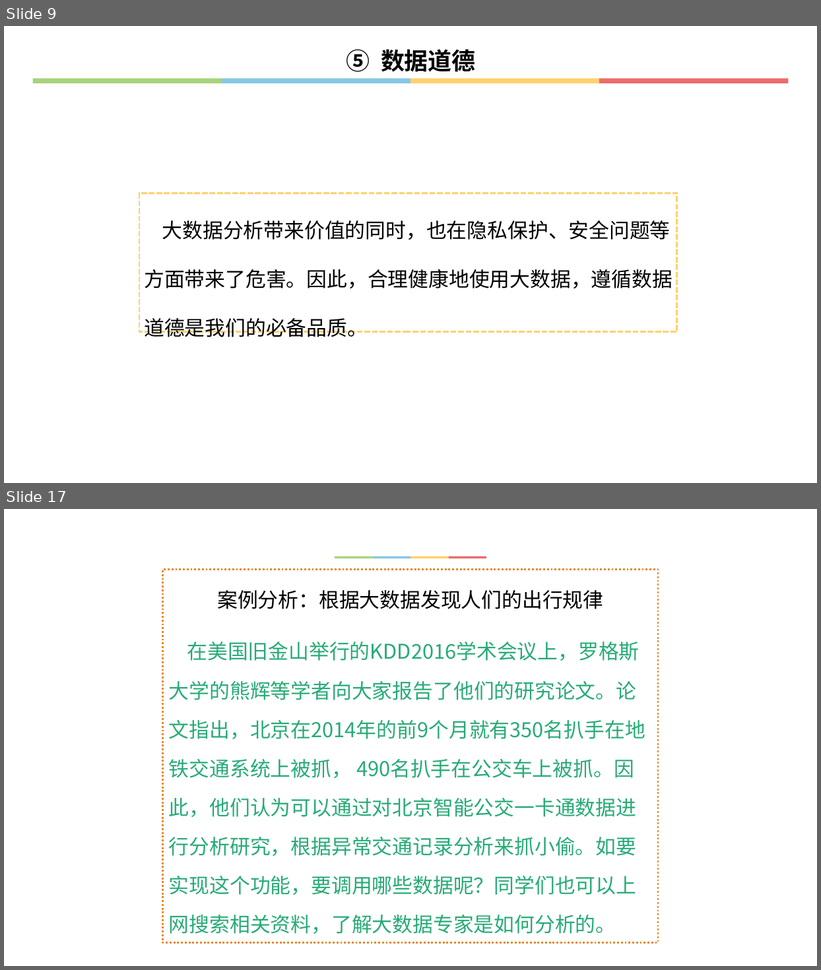
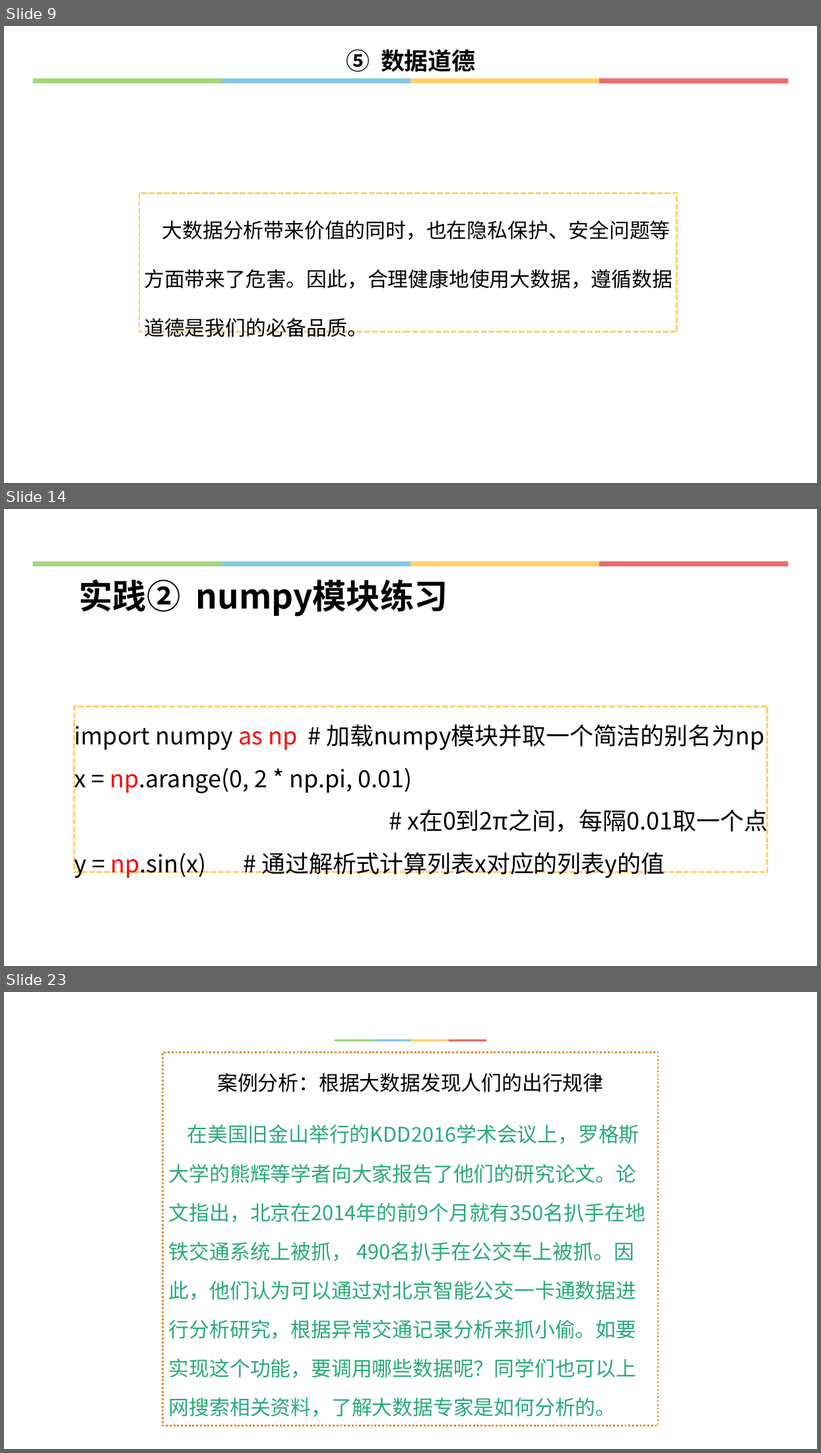
Before and after one commit to hongm32/2020design, a slide deck: 【第22课】走近数据分析②/【第22课】走近数据分析.pptx. Shown one above the other, each under a label of ours: slides 9 and 17 before the commit, slides 9, 14 and 23 after it; the slides between them are not shown. The pictures are 821x970 and 821x1453 pixels, drawn with LibreOffice and Linux fonts; fonts in the diff are those of the drawing. Boxes give left, top, right and bottom in pixels: in the first picture for what was removed or moved away, otherwise in the second. Text is boxed around its words. In the diff, an @@ line names an element or a change of style, - is before the commit and + after.

```diff
--- a/【第22课】走近数据分析②/【第22课】走近数据分析.pptx
+++ b/【第22课】走近数据分析②/【第22课】走近数据分析.pptx
@@ slide 14 added at (4,509,817,966), background #FFFFFF; not listed: 4 template elements that a slide beside it also shows @@
@@ text added at (79,580,448,617), 40 pt, text #000000, bold @@
+实践② numpy模块练习
@@ rectangle added at (75,706,768,873), fill #FFFFFF, outline #FED16C 2.25 pt dashed, 28 pt, text #000000 @@
+import numpy as np # 加载numpy模块并取一个简洁的别名为np
+x = np.arange(0, 2 * np.pi, 0.01)
+# x在0到2π之间，每隔0.01取一个点
+y = np.sin(x) # 通过解析式计算列表x对应的列表y的值
@@ what was slide 17 is now slide 23 @@
```
Also in this commit, not shown: 5 slides changed, 6 other slides added, 1 slide removed, 9 other files.
